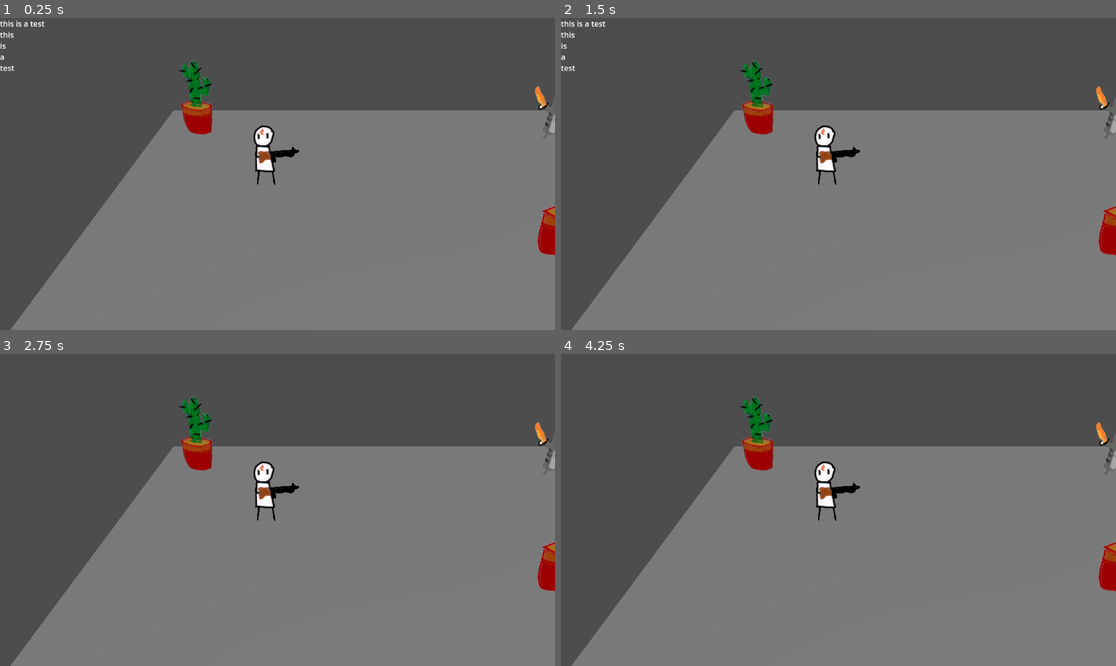
Above: before the commit, frames 1-4 (two rows, left to right).
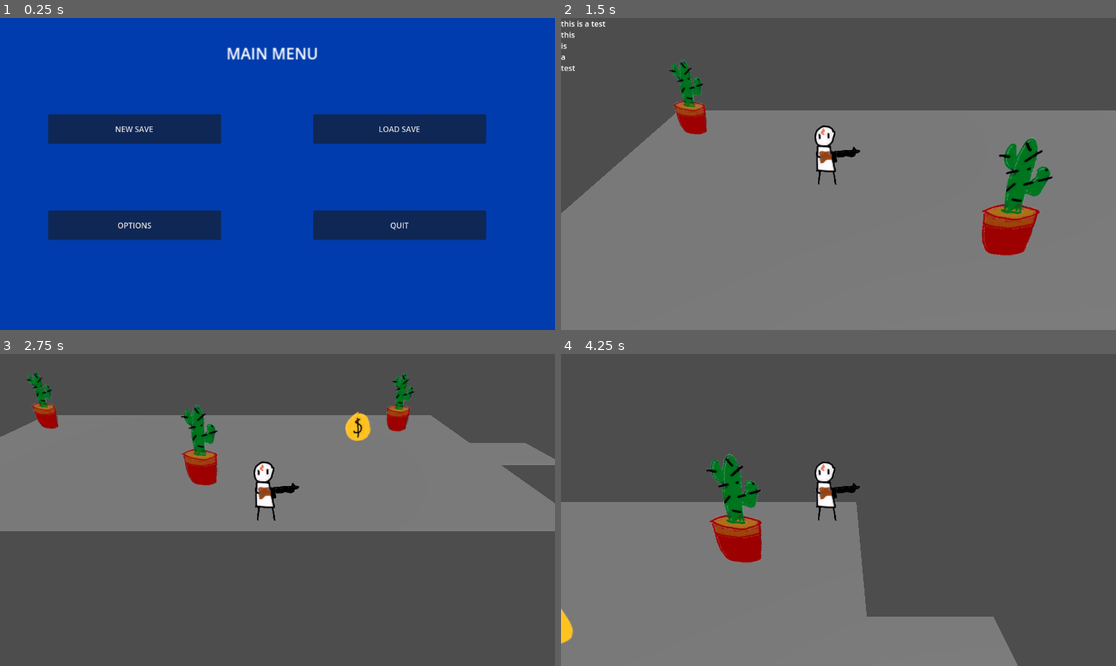
Above: after the commit, the same moments.

Repository: gmuGADIG/DEADSHOT
Game: Godot game, scene res://menu/main_menu/main_menu.tscn
Same seed, same stepped clock (60 frames per second), same inputs: the game is played once before the commit and once after it. Before the commit the project starts from res://test_scenes/example_scene.tscn.
Inputs (mouse positions are in pixels of both pictures, inside the frame that each line leads up to):
- Up to frame 1 (0.25 s): no input
- Up to frame 2 (1.5 s): click (694, 130) at 0.5 s, where only the run after the commit has a clickable "NEW SAVE"; tap Enter at 1.25 s; hold D (move_right) from 1.28 s (still down); tap Space (roll) at 1.35 s
- Up to frame 3 (2.75 s): release D (move_right) at 2.03 s; hold S (move_down) from 2.03 s (still down); tap E (interact) at 2.1 s; tap Space (roll) at 2.3 s
- Up to frame 4 (4.25 s): tap Space (roll) at 2.75, 2.85, 3.6 s; release S (move_down) at 2.78 s; hold D (move_right) 2.78-3.53 s; hold W (move_up) from 3.53 s (still down)

The runs differ from the first frame. In frame 1, 100% of the frame differs, in the area x 0-100%, y 0-100%; in frame 2, 13%; in frame 3, 56%; in frame 4, 41%.
Error before the commit: Parse Error: Variable "instance" has the same name as a previously declared variable. (res://world/player/player.gd:25)

Commit message:
Added improved demo scenes

Diff:
--- a/Levels/TransitionArea.gd
+++ /dev/null
@@ -1,10 +0,0 @@
-extends Area3D
-
-@export var newScene:PackedScene
-# Called when the node enters the scene tree for the first time.
-
-
-func _on_body_entered(body: Node3D) -> void:
-	if (body.is_in_group("Player")):
-		print("Teleporting!")
-		get_tree().change_scene_to_packed(newScene) # Replace with function body.
--- a/Levels/TransitionArea.tscn
+++ /dev/null
@@ -1,14 +0,0 @@
-[gd_scene load_steps=3 format=3 uid="uid://dtojp4wp616tj"]
-
-[ext_resource type="Script" uid="uid://cni0mulkmr14v" path="res://Levels/TransitionArea.gd" id="1_8pjrs"]
-
-[sub_resource type="BoxShape3D" id="BoxShape3D_0hlc6"]
-
-[node name="TransitionArea" type="Area3D" groups=["Player"]]
-script = ExtResource("1_8pjrs")
-
-[node name="CollisionShape3D" type="CollisionShape3D" parent="."]
-shape = SubResource("BoxShape3D_0hlc6")
-debug_color = Color(0.19791389, 0.5866844, 0.71268404, 0.41960785)
-
-[connection signal="body_entered" from="." to="." method="_on_body_entered"]
--- a/menu/main_menu/main_menu.gd
+++ b/menu/main_menu/main_menu.gd
@@ -3,7 +3,7 @@
 func _on_new_save_button_pressed() -> void:
 	#Load New Save
 	print("New Save Loaded")
-	get_tree().change_scene_to_file("res://test_scenes/example_scene.tscn")
+	get_tree().change_scene_to_file("res://test_scenes/demo1/demo_a.tscn")
 
 func _on_load_save_button_pressed() -> void:
 	#Load Save
--- a/project.godot
+++ b/project.godot
@@ -11,7 +11,7 @@
 [application]
 
 config/name="DEADSHOT"
-run/main_scene="uid://d3o7riajla512"
+run/main_scene="uid://by8y1gjlttw6g"
 config/features=PackedStringArray("4.5")
 config/icon="res://temp_art/icon.svg"
 
--- /dev/null
+++ b/test_scenes/demo1/demo_a.tscn
@@ -0,0 +1,43 @@
+[gd_scene load_steps=6 format=3 uid="uid://btuw2i28k0axl"]
+
+[ext_resource type="PackedScene" uid="uid://bk60c4813t663" path="res://world/levels/level_base.tscn" id="1_p0tjl"]
+[ext_resource type="Texture2D" uid="uid://cjbsq7rk6r3h4" path="res://temp_art/gartic/cactus.png" id="2_yl5fl"]
+[ext_resource type="Texture2D" uid="uid://sxaysn4gqoxo" path="res://temp_art/gartic/coin.png" id="3_hxoc3"]
+[ext_resource type="PackedScene" uid="uid://rberd5xw8srm" path="res://world/transitions/transition.tscn" id="4_yl5fl"]
+
+[sub_resource type="Curve3D" id="Curve3D_lkd7d"]
+closed = true
+_data = {
+"points": PackedVector3Array(0, 0, 0, 0, 0, 0, -8, 0, -4, 0, 0, 0, 0, 0, 0, 18, 0, -4, 0, 0, 0, 0, 0, 0, 18, 0, 0, 0, 0, 0, 0, 0, 0, 21, 0, 0, 0, 0, 0, 0, 0, 0, 21, 0, 2, 0, 0, 0, 0, 0, 0, 18, 0, 2, 0, 0, 0, 0, 0, 0, 18, 0, 6, 0, 0, 0, 0, 0, 0, -8, 0, 6),
+"tilts": PackedFloat32Array(0, 0, 0, 0, 0, 0, 0, 0)
+}
+point_count = 8
+
+[node name="LevelBase" instance=ExtResource("1_p0tjl")]
+
+[node name="Floor" parent="World" index="1"]
+curve = SubResource("Curve3D_lkd7d")
+
+[node name="Cactus" type="Sprite3D" parent="World" index="2"]
+transform = Transform3D(1, 0, 0, 0, 0.866025, 0.5, 0, -0.5, 0.866025, -6.08085, 1.35212, -2.54946)
+texture = ExtResource("2_yl5fl")
+
+[node name="Cactus2" type="Sprite3D" parent="World" index="3"]
+transform = Transform3D(1, 0, 0, 0, 0.866025, 0.5, 0, -0.5, 0.866025, 4.52835, 1.35212, 2.91099)
+texture = ExtResource("2_yl5fl")
+
+[node name="Cactus3" type="Sprite3D" parent="World" index="4"]
+transform = Transform3D(1, 0, 0, 0, 0.866025, 0.5, 0, -0.5, 0.866025, 14.5163, 1.35212, -2.19461)
+texture = ExtResource("2_yl5fl")
+
+[node name="Coin" type="Sprite3D" parent="World" index="5"]
+transform = Transform3D(1, 0, 0, 0, 0.866025, 0.5, 0, -0.5, 0.866025, 11.5831, 1.00557, 0.341141)
+texture = ExtResource("3_hxoc3")
+
+[node name="Exit" parent="." index="1" instance=ExtResource("4_yl5fl")]
+transform = Transform3D(1, 0, 0, 0, 1, 0, 0, 0, 1, 20.351158, 0, 0.9043428)
+target_scene = "uid://daq8dgkrqqghw"
+target_entry_point = "Left"
+
+[node name="Right" type="Marker3D" parent="EntryPoints" index="0"]
+transform = Transform3D(1, 0, 0, 0, 1, 0, 0, 0, 1, 16.214909, 0, 0.96318436)
--- /dev/null
+++ b/test_scenes/demo1/demo_b.tscn
@@ -0,0 +1,49 @@
+[gd_scene load_steps=5 format=3 uid="uid://daq8dgkrqqghw"]
+
+[ext_resource type="PackedScene" uid="uid://bk60c4813t663" path="res://world/levels/level_base.tscn" id="1_m15ci"]
+[ext_resource type="Texture2D" uid="uid://cjbsq7rk6r3h4" path="res://temp_art/gartic/cactus.png" id="2_7te3a"]
+[ext_resource type="PackedScene" uid="uid://rberd5xw8srm" path="res://world/transitions/transition.tscn" id="4_l2hbl"]
+
+[sub_resource type="Curve3D" id="Curve3D_m15ci"]
+closed = true
+_data = {
+"points": PackedVector3Array(0, 0, 0, 0, 0, 0, -8, 0, -4, 0, 0, 0, 0, 0, 0, -1, 0, -4, 0, 0, 0, 0, 0, 0, -1, 0, -1, 0, 0, 0, 0, 0, 0, 5, 0, -1, 0, 0, 0, 0, 0, 0, 5, 0, -2, 0, 0, 0, 0, 0, 0, 18, 0, -2, 0, 0, 0, 0, 0, 0, 18, 0, 0, 0, 0, 0, 0, 0, 0, 21, 0, 0, 0, 0, 0, 0, 0, 0, 21, 0, 2, 0, 0, 0, 0, 0, 0, 18, 0, 2, 0, 0, 0, 0, 0, 0, 18, 0, 3, 0, 0, 0, 0, 0, 0, 8, 0, 7, 0, 0, 0, 0, 0, 0, -3, 0, 7, 0, 0, 0, 0, 0, 0, -3, 0, 4, 0, 0, 0, 0, 0, 0, -8, 0, 4, 0, 0, 0, 0, 0, 0, -8, 0, 2, 0, 0, 0, 0, 0, 0, -11, 0, 2, 0, 0, 0, 0, 0, 0, -11, 0, 0, 0, 0, 0, 0, 0, 0, -8, 0, 0),
+"tilts": PackedFloat32Array(0, 0, 0, 0, 0, 0, 0, 0, 0, 0, 0, 0, 0, 0, 0, 0, 0, 0, 0)
+}
+point_count = 19
+
+[node name="LevelBase" instance=ExtResource("1_m15ci")]
+
+[node name="Floor" parent="World" index="1"]
+curve = SubResource("Curve3D_m15ci")
+
+[node name="Cactus" type="Sprite3D" parent="World" index="2"]
+transform = Transform3D(1, 0, 0, 0, 0.866025, 0.5, 0, -0.5, 0.866025, -0.31956434, 1.3521191, 5.0705338)
+texture = ExtResource("2_7te3a")
+
+[node name="Cactus2" type="Sprite3D" parent="World" index="3"]
+transform = Transform3D(1, 0, 0, 0, 0.866025, 0.5, 0, -0.5, 0.866025, -6.585593, 1.3521205, -1.8700318)
+texture = ExtResource("2_7te3a")
+
+[node name="Cactus3" type="Sprite3D" parent="World" index="4"]
+transform = Transform3D(1, 0, 0, 0, 0.866025, 0.5, 0, -0.5, 0.866025, 6.5182443, 1.35212, -0.7042122)
+texture = ExtResource("2_7te3a")
+
+[node name="Cactus4" type="Sprite3D" parent="World" index="5"]
+transform = Transform3D(1, 0, 0, 0, 0.866025, 0.5, 0, -0.5, 0.866025, 8.573559, 1.35212, 5.04492)
+texture = ExtResource("2_7te3a")
+
+[node name="Left" parent="." index="1" instance=ExtResource("4_l2hbl")]
+transform = Transform3D(1, 0, 0, 0, 1, 0, 0, 0, 1, -10.630439, 0, 0.8172647)
+target_scene = "uid://btuw2i28k0axl"
+target_entry_point = "Right"
+
+[node name="Right" parent="." index="2" instance=ExtResource("4_l2hbl")]
+transform = Transform3D(1, 0, 0, 0, 1, 0, 0, 0, 1, 20.351158, 0, 0.9043428)
+target_entry_point = "TODO"
+
+[node name="Left" type="Marker3D" parent="EntryPoints" index="0"]
+transform = Transform3D(1, 0, 0, 0, 1, 0, 0, 0, 1, -6.9683146, 9.536743e-07, 0.95861363)
+
+[node name="Right" type="Marker3D" parent="EntryPoints" index="1"]
+transform = Transform3D(1, 0, 0, 0, 1, 0, 0, 0, 1, 16.898302, 0, 0.96318436)
--- a/test_scenes/entry_points.tscn
+++ /dev/null
@@ -1,6 +0,0 @@
-[gd_scene load_steps=2 format=3 uid="uid://8wbfaicujxq3"]
-
-[ext_resource type="Script" uid="uid://2uxmd0kth1s5" path="res://entry_points.gd" id="1_kf1d4"]
-
-[node name="EntryPoints" type="Node3D"]
-script = ExtResource("1_kf1d4")
--- a/test_scenes/example_scene.tscn
+++ /dev/null
@@ -1,51 +0,0 @@
-[gd_scene load_steps=8 format=3 uid="uid://d3o7riajla512"]
-
-[ext_resource type="PackedScene" uid="uid://cr05xakri7lnw" path="res://world/floor/floor_gen.tscn" id="1_0u0ns"]
-[ext_resource type="Texture2D" uid="uid://cjbsq7rk6r3h4" path="res://temp_art/gartic/cactus.png" id="2_byltu"]
-[ext_resource type="Texture2D" uid="uid://sxaysn4gqoxo" path="res://temp_art/gartic/coin.png" id="3_ppbhs"]
-[ext_resource type="PackedScene" uid="uid://dxdkwdigtcn43" path="res://world/enemy/test/enemy_test.tscn" id="4_a57sh"]
-[ext_resource type="PackedScene" uid="uid://nuqmhgq1e2lu" path="res://world/player/player.tscn" id="5_440an"]
-[ext_resource type="PackedScene" uid="uid://1s1a4b2buf1o" path="res://menu/pause_menu/pause_menu.tscn" id="6_uixtt"]
-
-[sub_resource type="Curve3D" id="Curve3D_plfsl"]
-closed = true
-_data = {
-"points": PackedVector3Array(0, 0, 0, 0, 0, 0, -8, 0, -4, 0, 0, 0, 0, 0, 0, 18, 0, -4, 0, 0, 0, 0, 0, 0, 18, 0, 6, 0, 0, 0, 0, 0, 0, -8, 0, 6),
-"tilts": PackedFloat32Array(0, 0, 0, 0)
-}
-point_count = 4
-
-[node name="ExampleScene" type="Node3D"]
-
-[node name="World" type="Node3D" parent="."]
-
-[node name="Floor" parent="World" instance=ExtResource("1_0u0ns")]
-curve = SubResource("Curve3D_plfsl")
-
-[node name="Cactus" type="Sprite3D" parent="World"]
-transform = Transform3D(1, 0, 0, 0, 0.866025, 0.5, 0, -0.5, 0.866025, -6.08085, 1.35212, -2.54946)
-texture = ExtResource("2_byltu")
-
-[node name="Cactus2" type="Sprite3D" parent="World"]
-transform = Transform3D(1, 0, 0, 0, 0.866025, 0.5, 0, -0.5, 0.866025, 4.52835, 1.35212, 2.91099)
-texture = ExtResource("2_byltu")
-
-[node name="Cactus3" type="Sprite3D" parent="World"]
-transform = Transform3D(1, 0, 0, 0, 0.866025, 0.5, 0, -0.5, 0.866025, 14.5163, 1.35212, -2.19461)
-texture = ExtResource("2_byltu")
-
-[node name="Coin" type="Sprite3D" parent="World"]
-transform = Transform3D(1, 0, 0, 0, 0.866025, 0.5, 0, -0.5, 0.866025, 11.5831, 1.00557, 0.341141)
-texture = ExtResource("3_ppbhs")
-
-[node name="EnemyTest" parent="." instance=ExtResource("4_a57sh")]
-transform = Transform3D(1, 0, 0, 0, 1, 0, 0, 0, 1, 9.249423, 4.7683716e-07, -2.0285115)
-script = null
-
-[node name="Player" parent="." instance=ExtResource("5_440an")]
-transform = Transform3D(1, 0, 0, 0, 1, 0, 0, 0, 1, -2.53553, 4.7683716e-07, 0.9444761)
-
-[node name="DirectionalLight3D" type="DirectionalLight3D" parent="."]
-transform = Transform3D(0.92473876, -0.25272667, 0.28458285, 0, 0.74771696, 0.66401756, -0.3806024, -0.61404276, 0.69144285, 0, 0, 0)
-
-[node name="PauseMenu" parent="." instance=ExtResource("6_uixtt")]
--- a/test_scenes/example_scene2.tscn
+++ /dev/null
@@ -1,67 +0,0 @@
-[gd_scene load_steps=10 format=3 uid="uid://rbtfmldbcopk"]
-
-[ext_resource type="Script" uid="uid://dikd1otnngy3d" path="res://test_scenes/transition_targets.gd" id="1_hqdr7"]
-[ext_resource type="PackedScene" uid="uid://cr05xakri7lnw" path="res://world/floor/floor_gen.tscn" id="1_ydnt0"]
-[ext_resource type="Texture2D" uid="uid://cjbsq7rk6r3h4" path="res://temp_art/gartic/cactus.png" id="2_hqdr7"]
-[ext_resource type="Texture2D" uid="uid://sxaysn4gqoxo" path="res://temp_art/gartic/coin.png" id="3_iqawi"]
-[ext_resource type="PackedScene" uid="uid://dxdkwdigtcn43" path="res://world/enemy/test/enemy_test.tscn" id="4_6kcg3"]
-[ext_resource type="PackedScene" uid="uid://nuqmhgq1e2lu" path="res://world/player/player.tscn" id="5_81o2v"]
-[ext_resource type="PackedScene" uid="uid://8wbfaicujxq3" path="res://test_scenes/entry_points.tscn" id="7_iqawi"]
-[ext_resource type="PackedScene" uid="uid://rberd5xw8srm" path="res://transition.tscn" id="8_81o2v"]
-
-[sub_resource type="Curve3D" id="Curve3D_plfsl"]
-closed = true
-_data = {
-"points": PackedVector3Array(0, 0, 0, 0, 0, 0, -8, 0, -4, 0, 0, 0, 0, 0, 0, 18, 0, -4, 0, 0, 0, 0, 0, 0, 18, 0, 6, 0, 0, 0, 0, 0, 0, -8, 0, 6),
-"tilts": PackedFloat32Array(0, 0, 0, 0)
-}
-point_count = 4
-
-[node name="ExampleScene" type="Node3D" node_paths=PackedStringArray("targets")]
-script = ExtResource("1_hqdr7")
-targets = [NodePath("EntryPoints/EntryPoint1")]
-
-[node name="World" type="Node3D" parent="."]
-
-[node name="Floor" parent="World" instance=ExtResource("1_ydnt0")]
-curve = SubResource("Curve3D_plfsl")
-
-[node name="Cactus" type="Sprite3D" parent="World"]
-transform = Transform3D(1, 0, 0, 0, 0.866025, 0.5, 0, -0.5, 0.866025, -6.08085, 1.35212, -2.54946)
-texture = ExtResource("2_hqdr7")
-
-[node name="Cactus2" type="Sprite3D" parent="World"]
-transform = Transform3D(1, 0, 0, 0, 0.866025, 0.5, 0, -0.5, 0.866025, 4.52835, 1.35212, 2.91099)
-texture = ExtResource("2_hqdr7")
-
-[node name="Cactus3" type="Sprite3D" parent="World"]
-transform = Transform3D(1, 0, 0, 0, 0.866025, 0.5, 0, -0.5, 0.866025, 14.5163, 1.35212, -2.19461)
-texture = ExtResource("2_hqdr7")
-
-[node name="Coin" type="Sprite3D" parent="World"]
-transform = Transform3D(1, 0, 0, 0, 0.866025, 0.5, 0, -0.5, 0.866025, 11.5831, 1.00557, 0.341141)
-texture = ExtResource("3_iqawi")
-
-[node name="EnemyTest" parent="." instance=ExtResource("4_6kcg3")]
-transform = Transform3D(1, 0, 0, 0, 1, 0, 0, 0, 1, 9.249423, 4.7683716e-07, -2.0285115)
-script = null
-
-[node name="Player" parent="." groups=["player"] instance=ExtResource("5_81o2v")]
-transform = Transform3D(1, 0, 0, 0, 1, 0, 0, 0, 1, -2.53553, 4.7683716e-07, 0.9444761)
-
-[node name="DirectionalLight3D" type="DirectionalLight3D" parent="."]
-transform = Transform3D(0.92473876, -0.25272667, 0.28458285, 0, 0.74771696, 0.66401756, -0.3806024, -0.61404276, 0.69144285, 0, 0, 0)
-
-[node name="Transition_scene" parent="." instance=ExtResource("8_81o2v")]
-transform = Transform3D(1, 0, 0, 0, 1, 0, 0, 0, 1, -4.519407, 1.7572794, 3.698587)
-target_scene = "uid://d3o7riajla512"
-target_entry_point = "asdf"
-
-[node name="EntryPoints" parent="." instance=ExtResource("7_iqawi")]
-transform = Transform3D(1, 0, 0, 0, 1, 0, 0, 0, 1, -4.1835585, -8.3775154e-07, 2.6520033)
-
-[node name="EntryPoint1" type="Node3D" parent="EntryPoints"]
-transform = Transform3D(1, 0, 0, 0, 1, 0, 0, 0, 1, 11.678, 0, 0.54132056)
-
-[node name="EntryPoint2" type="Node3D" parent="EntryPoints"]
-transform = Transform3D(1, 0, 0, 0, 1, 0, 0, 0, 1, 18.775555, 0, -2.8035536)
--- a/test_scenes/test_Scene.tscn
+++ /dev/null
@@ -1,53 +0,0 @@
-[gd_scene load_steps=8 format=3 uid="uid://bpr6yrdsj88"]
-
-[ext_resource type="PackedScene" uid="uid://cr05xakri7lnw" path="res://world/floor/floor_gen.tscn" id="1_omp7n"]
-[ext_resource type="Texture2D" uid="uid://cjbsq7rk6r3h4" path="res://temp_art/gartic/cactus.png" id="2_00j5k"]
-[ext_resource type="Texture2D" uid="uid://sxaysn4gqoxo" path="res://temp_art/gartic/coin.png" id="3_xg6qp"]
-[ext_resource type="PackedScene" uid="uid://dxdkwdigtcn43" path="res://world/enemy/test/enemy_test.tscn" id="4_prt2q"]
-[ext_resource type="PackedScene" uid="uid://nuqmhgq1e2lu" path="res://world/player/player.tscn" id="5_vcain"]
-[ext_resource type="PackedScene" uid="uid://dtojp4wp616tj" path="res://Levels/TransitionArea.tscn" id="6_nftwf"]
-
-[sub_resource type="Curve3D" id="Curve3D_plfsl"]
-closed = true
-_data = {
-"points": PackedVector3Array(0, 0, 0, 0, 0, 0, -8, 0, -4, 0, 0, 0, 0, 0, 0, 18, 0, -4, 0, 0, 0, 0, 0, 0, 18, 0, 6, 0, 0, 0, 0, 0, 0, -8, 0, 6),
-"tilts": PackedFloat32Array(0, 0, 0, 0)
-}
-point_count = 4
-
-[node name="ExampleScene" type="Node3D"]
-
-[node name="World" type="Node3D" parent="."]
-
-[node name="Floor" parent="World" instance=ExtResource("1_omp7n")]
-transform = Transform3D(1, 0, 0, 0, 1, 0, 0, 0, 1, -0.0006532669, 0.020372868, -0.012465477)
-curve = SubResource("Curve3D_plfsl")
-
-[node name="Cactus" type="Sprite3D" parent="World"]
-transform = Transform3D(1, 0, 0, 0, 0.866025, 0.5, 0, -0.5, 0.866025, -6.08085, 1.35212, -2.54946)
-texture = ExtResource("2_00j5k")
-
-[node name="Cactus2" type="Sprite3D" parent="World"]
-transform = Transform3D(1, 0, 0, 0, 0.866025, 0.5, 0, -0.5, 0.866025, 4.52835, 1.35212, 2.91099)
-texture = ExtResource("2_00j5k")
-
-[node name="Cactus3" type="Sprite3D" parent="World"]
-transform = Transform3D(1, 0, 0, 0, 0.866025, 0.5, 0, -0.5, 0.866025, 14.5163, 1.35212, -2.19461)
-texture = ExtResource("2_00j5k")
-
-[node name="Coin" type="Sprite3D" parent="World"]
-transform = Transform3D(1, 0, 0, 0, 0.866025, 0.5, 0, -0.5, 0.866025, 11.5831, 1.00557, 0.341141)
-texture = ExtResource("3_xg6qp")
-
-[node name="EnemyTest" parent="." instance=ExtResource("4_prt2q")]
-transform = Transform3D(1, 0, 0, 0, 1, 0, 0, 0, 1, 9.249423, 4.7683716e-07, -2.0285115)
-script = null
-
-[node name="Player" parent="." groups=["Player"] instance=ExtResource("5_vcain")]
-transform = Transform3D(1, 0, 0, 0, 1, 0, 0, 0, 1, -2.53553, 4.7683716e-07, 0.9444761)
-
-[node name="DirectionalLight3D" type="DirectionalLight3D" parent="."]
-transform = Transform3D(0.92473876, -0.25272667, 0.28458285, 0, 0.74771696, 0.66401756, -0.3806024, -0.61404276, 0.69144285, 0, 0, 0)
-
-[node name="TransitionArea" parent="." instance=ExtResource("6_nftwf")]
-newScene = null
--- a/transition.gd
+++ /dev/null
@@ -1,19 +0,0 @@
-extends Area3D
-@export_file("*.tscn") var target_scene:String
-@export var target_entry_point:String
-
-# Called when the node enters the scene tree for the first time.
-func _ready() -> void:
-	pass # Replace with function body.
-
-
-# Called every frame. 'delta' is the elapsed time since the previous frame.
-func _process(delta: float) -> void:
-	pass
-
-
-func _on_body_entered(body: Node3D) -> void:
-	if body.is_in_group("player"):
-		EntryPoints.set_entry_point(target_entry_point)
-		get_tree().change_scene_to_file(target_scene)
-	pass # Replace with function body.
--- /dev/null
+++ b/world/levels/level_base.tscn
@@ -0,0 +1,32 @@
+[gd_scene load_steps=5 format=3 uid="uid://bk60c4813t663"]
+
+[ext_resource type="PackedScene" uid="uid://cr05xakri7lnw" path="res://world/floor/floor_gen.tscn" id="1_8hxjk"]
+[ext_resource type="PackedScene" uid="uid://nuqmhgq1e2lu" path="res://world/player/player.tscn" id="2_nnb1h"]
+[ext_resource type="Script" uid="uid://2uxmd0kth1s5" path="res://world/transitions/entry_points.gd" id="2_rsarx"]
+[ext_resource type="PackedScene" uid="uid://1s1a4b2buf1o" path="res://menu/pause_menu/pause_menu.tscn" id="3_uyrbk"]
+
+[node name="LevelBase" type="Node3D"]
+
+[node name="World" type="Node3D" parent="."]
+
+[node name="Sun" type="DirectionalLight3D" parent="World"]
+transform = Transform3D(0.9247388, -0.25272667, 0.28458288, 0, 0.74771696, 0.6640176, -0.38060242, -0.61404276, 0.6914429, 0, 0, 0)
+
+[node name="Floor" parent="World" instance=ExtResource("1_8hxjk")]
+
+[node name="EntryPoints" type="Node3D" parent="."]
+script = ExtResource("2_rsarx")
+
+[node name="Player" parent="." instance=ExtResource("2_nnb1h")]
+transform = Transform3D(1, 0, 0, 0, 1, 0, 0, 0, 1, -2.53553, 4.7683716e-07, 0.9444761)
+
+[node name="UI" type="Control" parent="."]
+layout_mode = 3
+anchors_preset = 15
+anchor_right = 1.0
+anchor_bottom = 1.0
+grow_horizontal = 2
+grow_vertical = 2
+
+[node name="PauseMenu" parent="UI" instance=ExtResource("3_uyrbk")]
+layout_mode = 1
--- a/world/player/player.gd
+++ b/world/player/player.gd
@@ -21,8 +21,6 @@
 func walking_dir() -> Vector3:
 	var input := Input.get_vector("move_left", "move_right", "move_up", "move_down")
 	return Vector3(input.x, 0, input.y)
-
-static var instance : Player
 
 func _ready() -> void:
 	print("player ready")
--- a/world/player/player.tscn
+++ b/world/player/player.tscn
@@ -7,7 +7,7 @@
 height = 1.85699
 radius = 0.669922
 
-[node name="Player" type="CharacterBody3D"]
+[node name="Player" type="CharacterBody3D" groups=["player"]]
 script = ExtResource("1_bvkkv")
 
 [node name="CollisionShape3D" type="CollisionShape3D" parent="."]
--- a/entry_points.gd
+++ b/world/transitions/entry_points.gd
@@ -1,19 +1,15 @@
 class_name EntryPoints extends Node3D
 
-static var current_entry_point:String = ""
+static var current_entry_point: String = ""
+
 static func set_entry_point(entry_point_name: String) -> void:
 	current_entry_point = entry_point_name
-# Called when the node enters the scene tree for the first time.
+
 func _ready() -> void:
 	var entry_node: Node3D = get_node_or_null(current_entry_point)
 	if entry_node == null:
-		print("null")
+		print("entry_points.gd: Entry node `%s` not found." % current_entry_point)
 	else:
 		print(entry_node.position)
 		Player.instance.position = entry_node.global_position
 	current_entry_point = ""
-
-
-# Called every frame. 'delta' is the elapsed time since the previous frame.
-func _process(delta: float) -> void:
-	pass
--- /dev/null
+++ b/world/transitions/transition.gd
@@ -0,0 +1,9 @@
+extends Area3D
+@export_file("*.tscn") var target_scene:String
+@export var target_entry_point:String
+
+func _on_body_entered(body: Node3D) -> void:
+	if body is not Player: return
+
+	EntryPoints.set_entry_point(target_entry_point)
+	get_tree().change_scene_to_file(target_scene)
--- a/transition.tscn
+++ b/world/transitions/transition.tscn
@@ -1,13 +1,15 @@
 [gd_scene load_steps=3 format=3 uid="uid://rberd5xw8srm"]
 
-[ext_resource type="Script" uid="uid://e10p87tj3p62" path="res://transition.gd" id="1_2gi1b"]
+[ext_resource type="Script" uid="uid://e10p87tj3p62" path="res://world/transitions/transition.gd" id="1_2gi1b"]
 
 [sub_resource type="BoxShape3D" id="BoxShape3D_1yi3g"]
+size = Vector3(1.8884277, 3.5175781, 2.696289)
 
-[node name="Transition_scene" type="Area3D"]
+[node name="Transition" type="Area3D"]
 script = ExtResource("1_2gi1b")
 
 [node name="CollisionShape3D" type="CollisionShape3D" parent="."]
 shape = SubResource("BoxShape3D_1yi3g")
+debug_color = Color(0, 11.708403, 13.469126, 1)
 
 [connection signal="body_entered" from="." to="." method="_on_body_entered"]
Not shown, removed: Levels/TransitionArea.gd.uid
Renamed: entry_points.gd.uid -> world/transitions/entry_points.gd.uid
Renamed: transition.gd.uid -> world/transitions/transition.gd.uid
Renamed: test_scenes/transition_targets.gd -> world/transitions/transition_targets.gd
Renamed: test_scenes/transition_targets.gd.uid -> world/transitions/transition_targets.gd.uid
